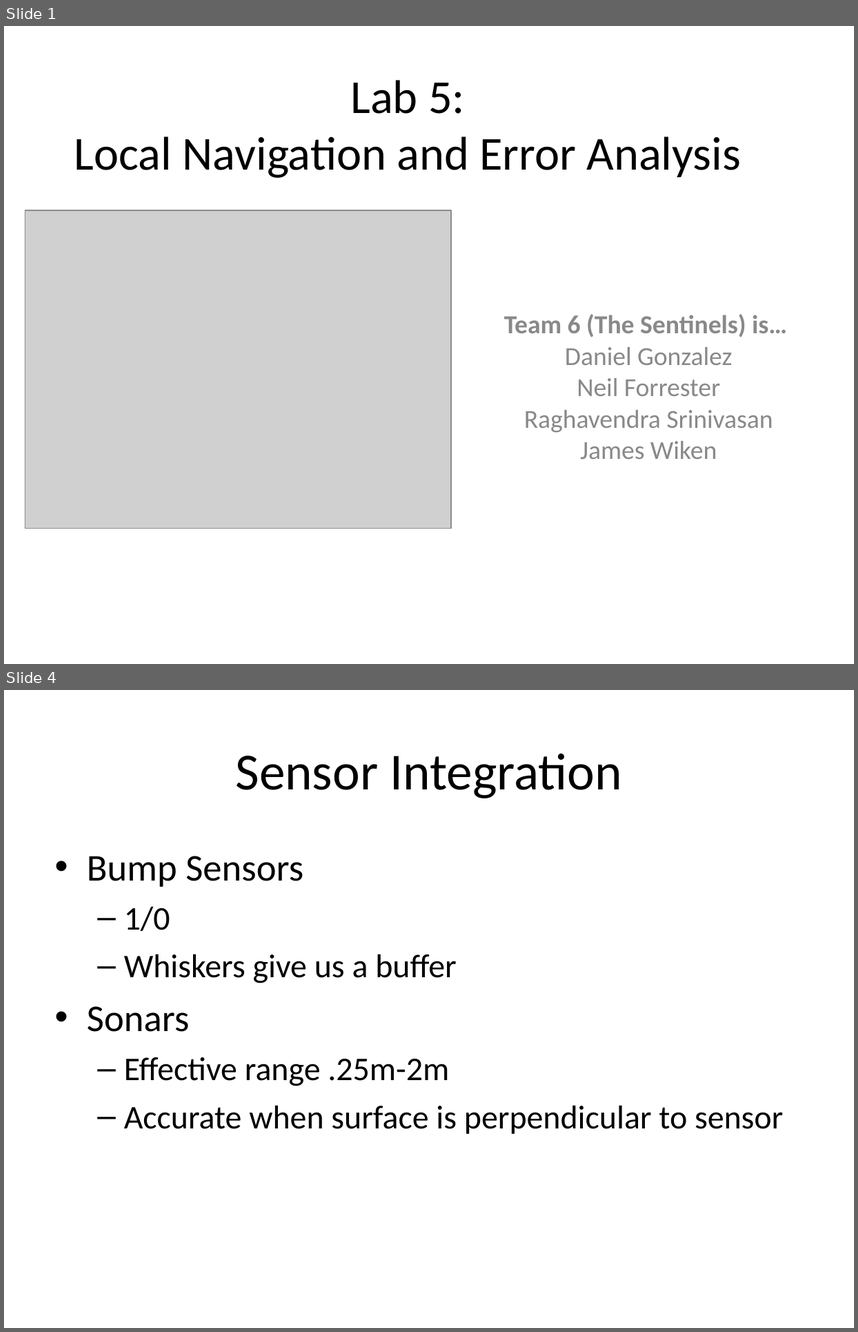
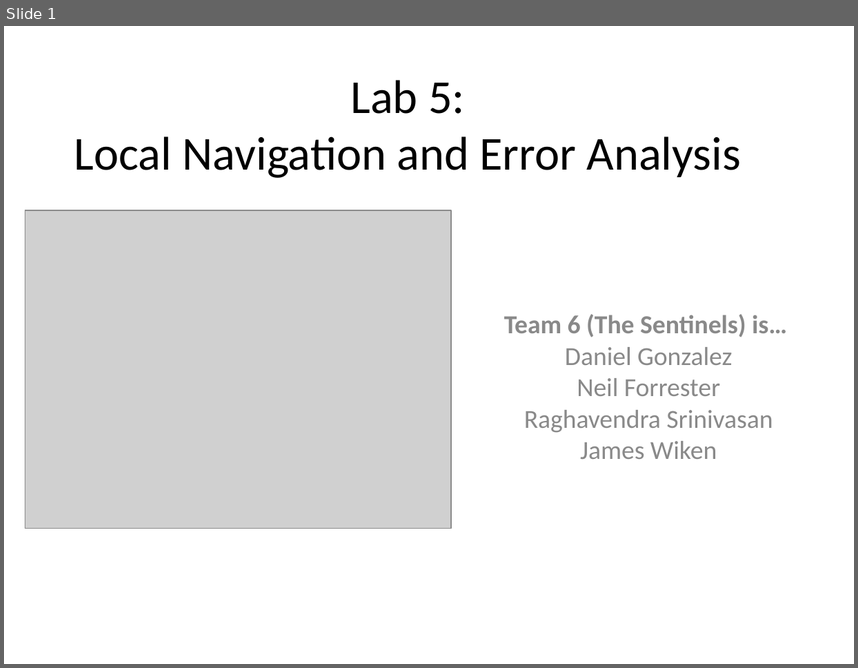
Before and after one commit to nforrester/6.141_labs, a slide deck: Other/Lab5/Lab 5.ppt. Shown one above the other, each under a label of ours: slides 1 and 4 before the commit, slide 1 after it; the slides between them are not shown. The pictures are 858x1332 and 858x668 pixels, drawn with LibreOffice and Linux fonts; fonts in the diff are those of the drawing; grey boxes stand for pictures. Boxes give left, top, right and bottom in pixels: in the first picture for what was removed or moved away, otherwise in the second. Text is boxed around its words. In the diff, an @@ line names an element or a change of style, - is before the commit and + after.

```diff
--- a/Other/Lab5/Lab 5.ppt
+++ b/Other/Lab5/Lab 5.ppt
@@ slide 4 removed at <box>4,690,854,1328</box>, background #FFFFFF @@
@@ title removed at <box>236,753,622,798</box> @@
-Sensor Integration
@@ text removed at <box>87,856,783,1134</box> @@
-• Bump Sensors
-  – 1/0
-  – Whiskers give us a buffer
-• Sonars
-  – Effective range .25m-2m
-  – Accurate when surface is perpendicular to sensor
```
Also in this commit, not shown: 4 slides changed, 5 slides added, 1 other slide removed, 7 other files.
